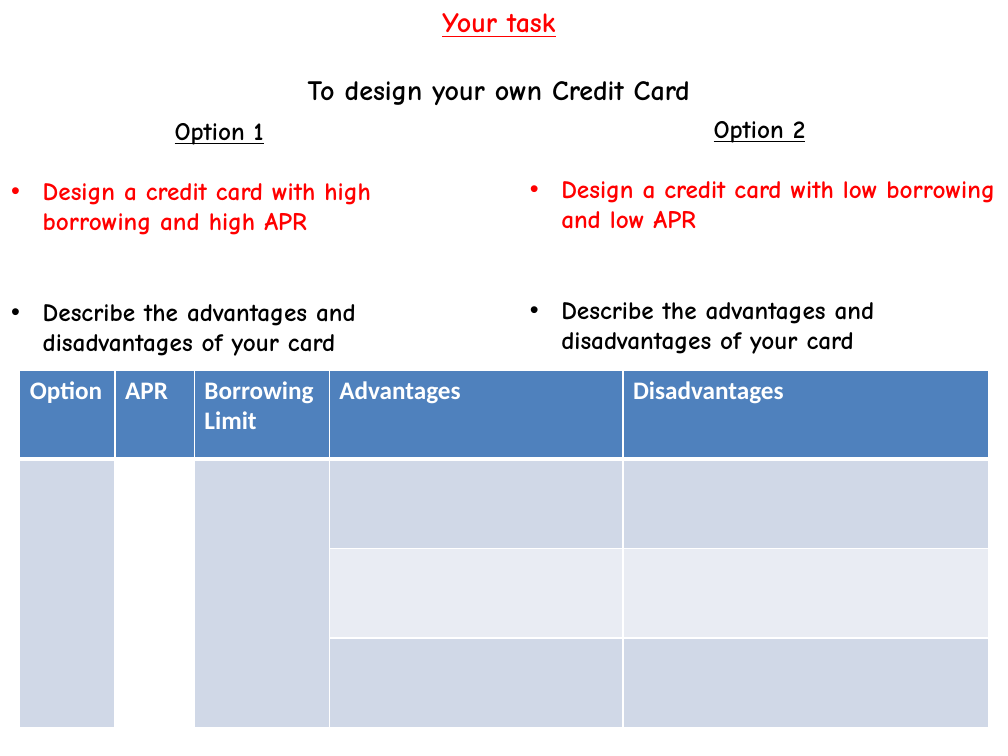
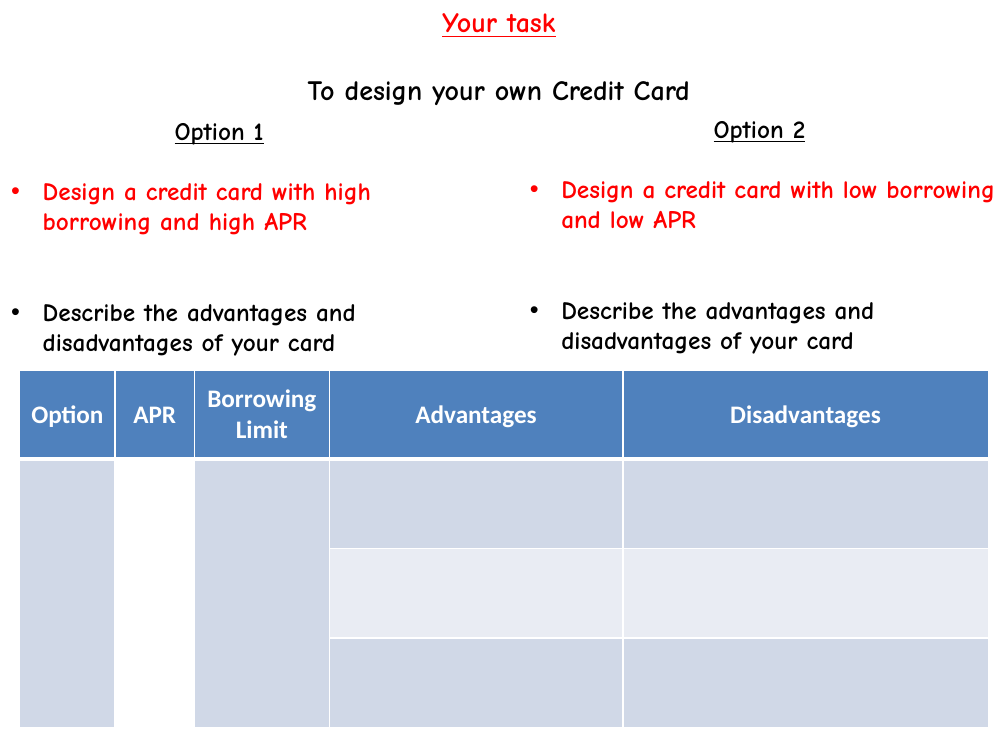
Before and after one commit to paulcockram7/paulcockram7.github.io, a slide deck: slide 9 of 15finance/02 Credit Cards.pptx (slide 8 before the commit). Drawn at 1008x756 pixels with LibreOffice and Linux fonts; fonts in the diff are those of the drawing. Boxes give left, top, right and bottom in pixels: in the first picture for what was removed or moved away, otherwise in the second. Text is boxed around its words. In the diff, an @@ line names an element or a change of style, - is before the commit and + after.

```diff
--- a/15finance/02 Credit Cards.pptx
+++ b/15finance/02 Credit Cards.pptx
@@ table at box(20, 370, 988, 727) @@
@@ alignment left to centre @@
```
Also in this commit, not shown: 1 other slide changed, 1 slide added, 7 other files.
